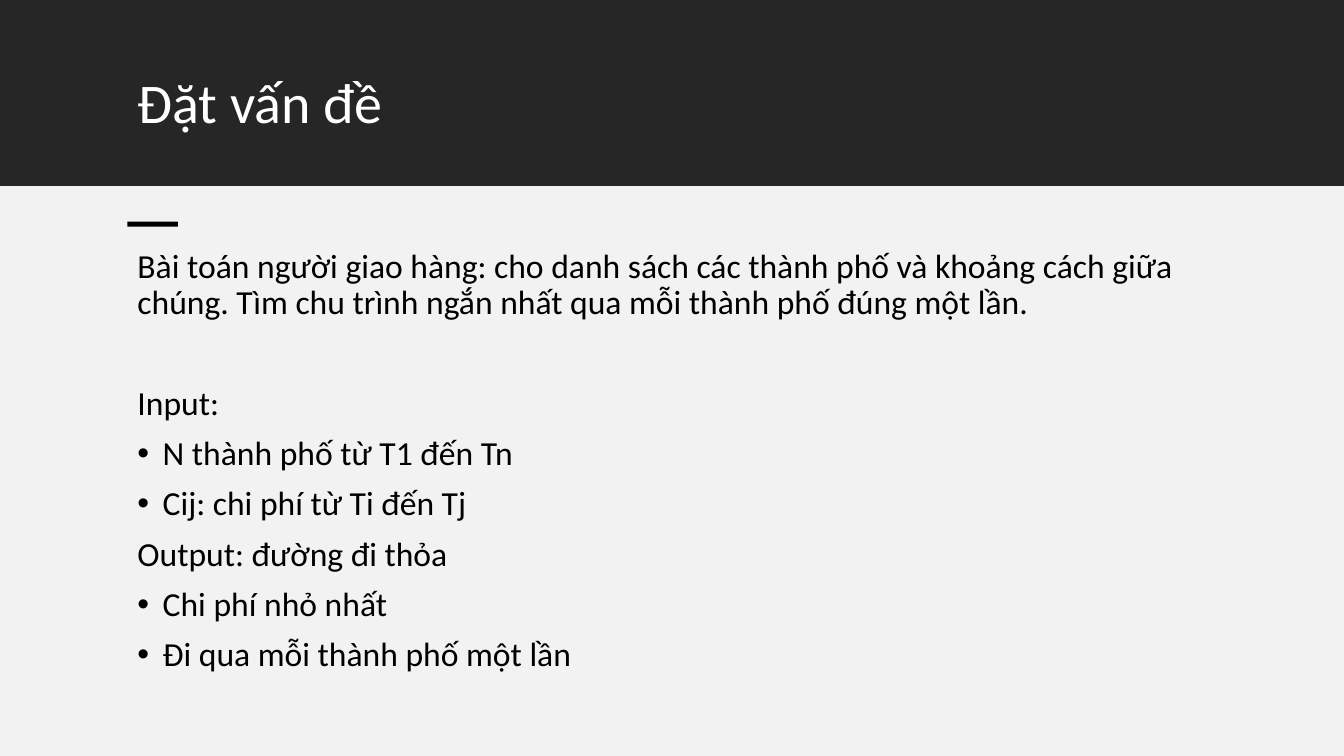
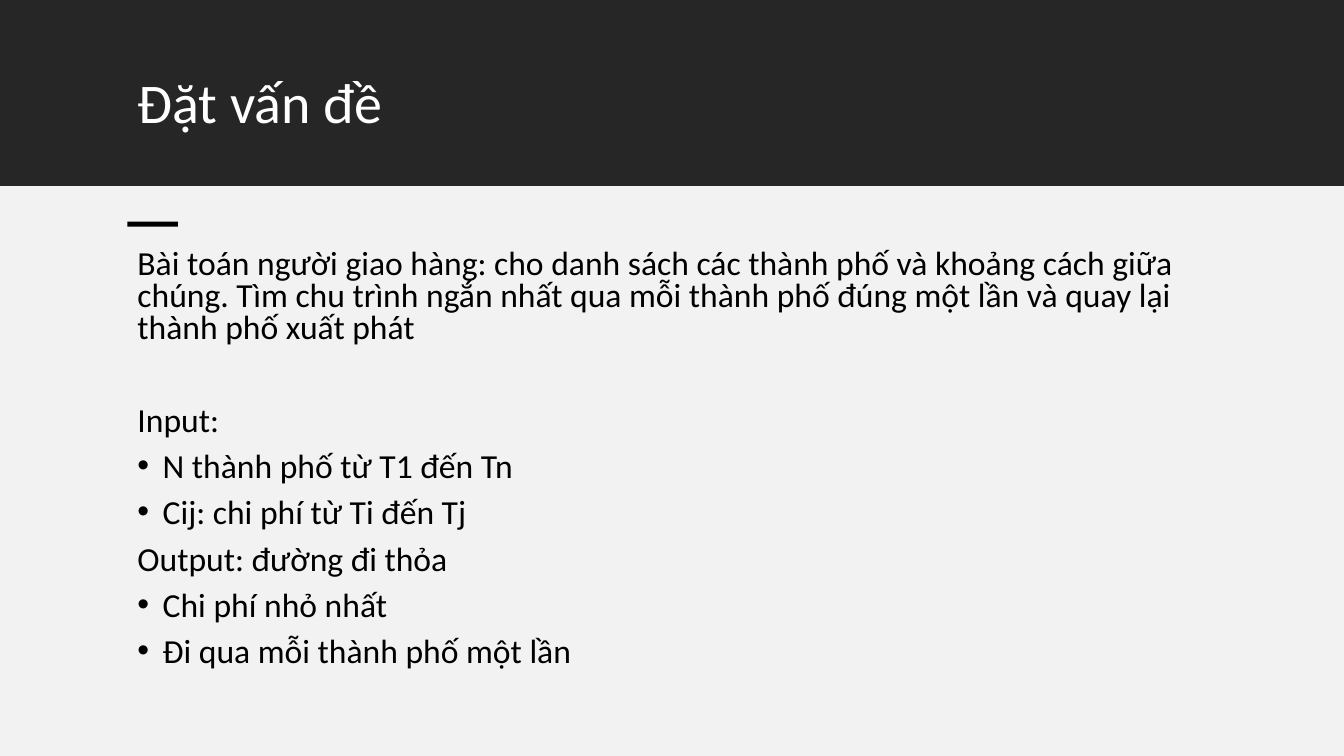
Before and after one commit to Nhatthanh1/CS112.L23.N09, a slide deck: slide 4 of Seminar/BranchAndBound.pptx. Drawn at 1344x756 pixels with LibreOffice and Linux fonts; fonts in the diff are those of the drawing. Boxes give left, top, right and bottom in pixels: in the first picture for what was removed or moved away, otherwise in the second. Text is boxed around its words. In the diff, an @@ line names an element or a change of style, - is before the commit and + after.

```diff
--- a/Seminar/BranchAndBound.pptx
+++ b/Seminar/BranchAndBound.pptx
@@ text at (137, 249, 1172, 345): text changed @@
-Bài toán người giao hàng: cho danh sách các thành phố và khoảng cách giữa chúng. Tìm chu trình ngắn nhất qua mỗi thành phố đúng một lần.
+Bài toán người giao hàng: cho danh sách các thành phố và khoảng cách giữa chúng. Tìm chu trình ngắn nhất qua mỗi thành phố đúng một lần và quay lại thành phố xuất phát
@@ text at (137, 410, 571, 669): line spacing 0.9 to 0.8 @@
```
Also in this commit, not shown: 1 other slide changed, 1 slide added, 1 other file.
